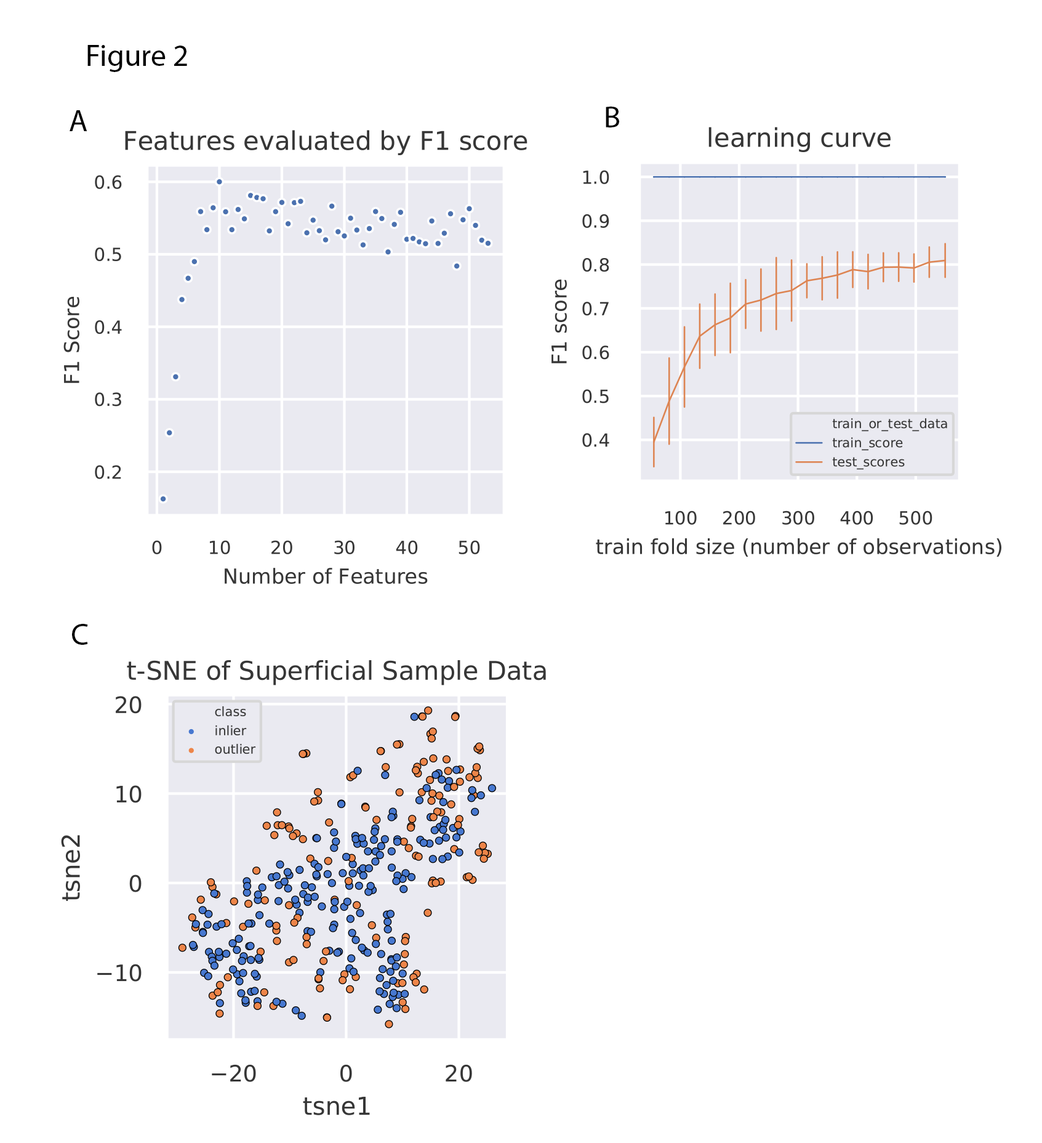
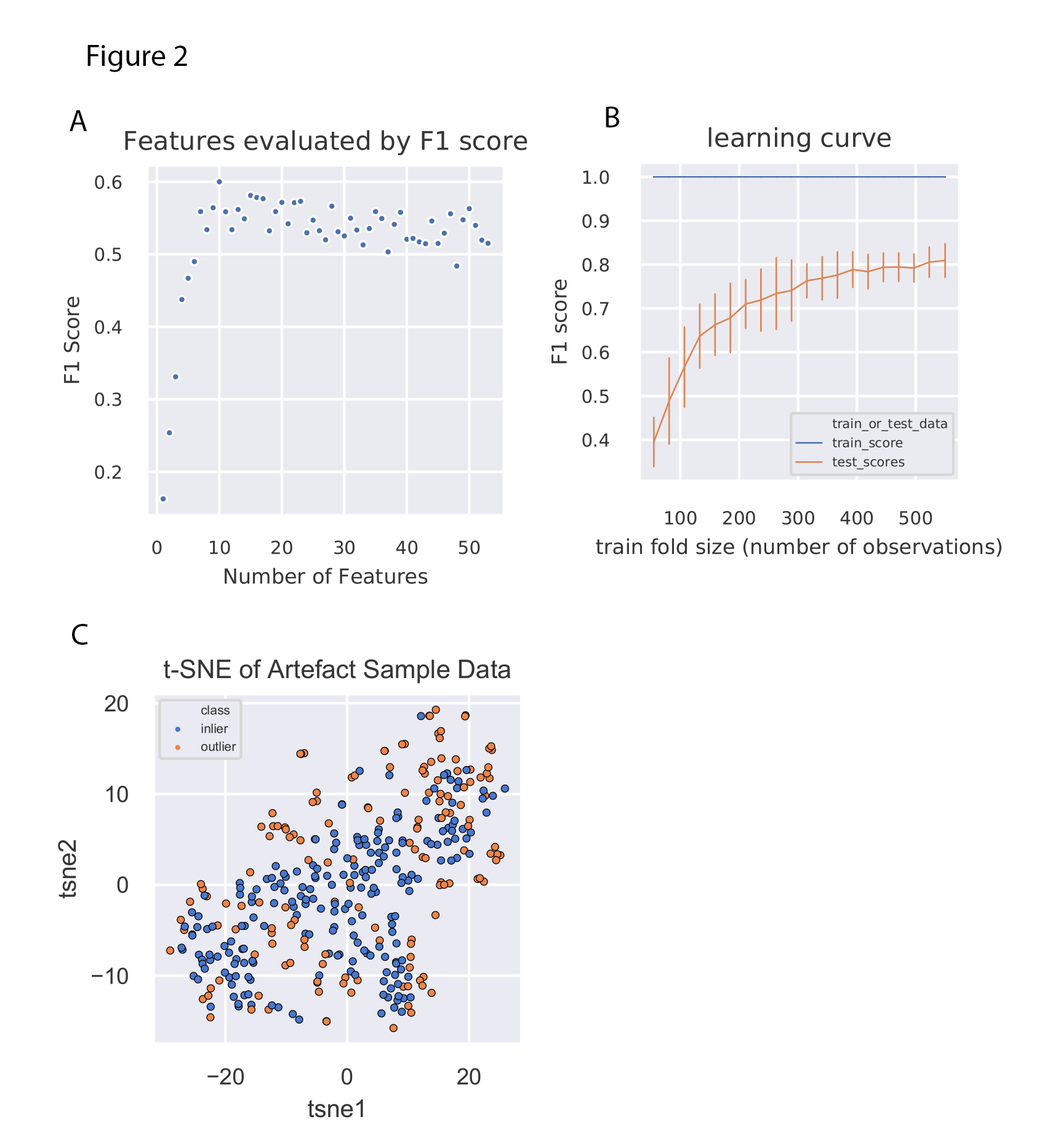
Layered file, before and after one edit (1042px x 1143px). Changes by layer:
painted on "outlier_tsne" over [57, 658, 547, 1118]
